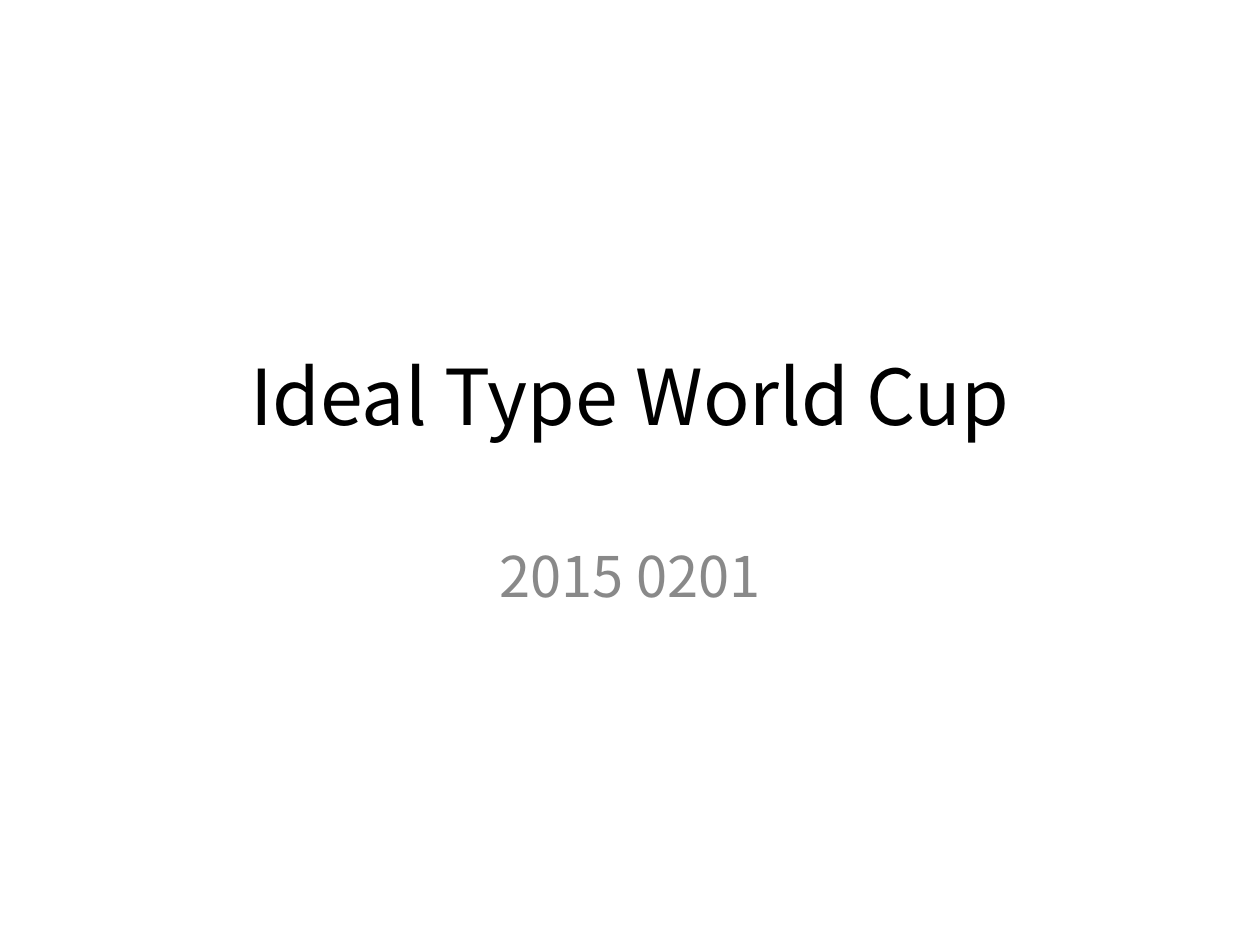
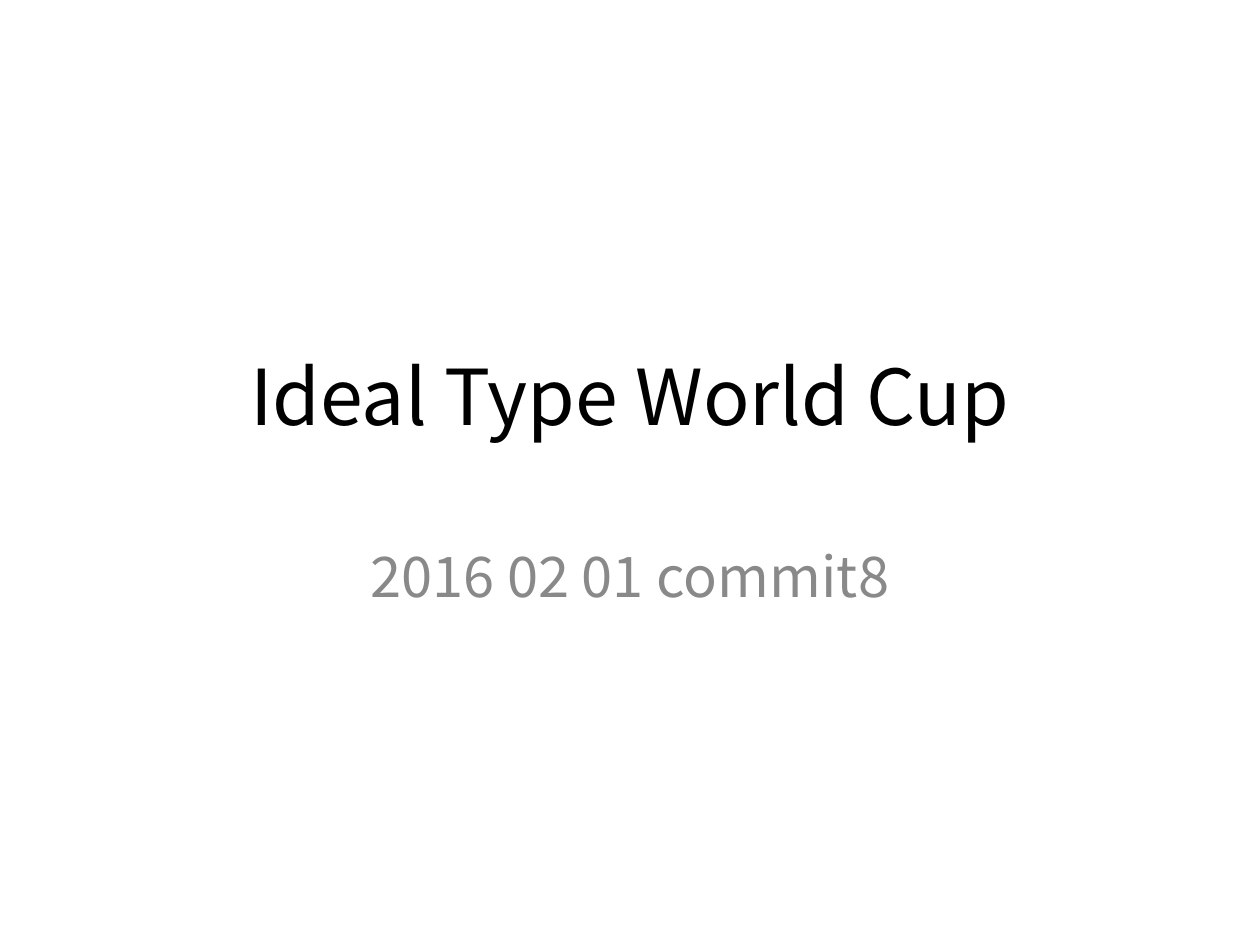
Before and after one commit to wwtrembling/ITW, a slide deck: slide 1 of 명세서.ppt. Drawn at 1260x945 pixels with LibreOffice and Linux fonts; fonts in the diff are those of the drawing. Boxes give left, top, right and bottom in pixels: in the first picture for what was removed or moved away, otherwise in the second. Text is boxed around its words. In the diff, an @@ line names an element or a change of style, - is before the commit and + after.

Commit message:
commit8

```diff
--- a/명세서.ppt
+++ b/명세서.ppt
@@ subtitle at bbox=[370, 553, 889, 598]: text changed @@
-2015 0201
+2016 02 01 commit8
```
